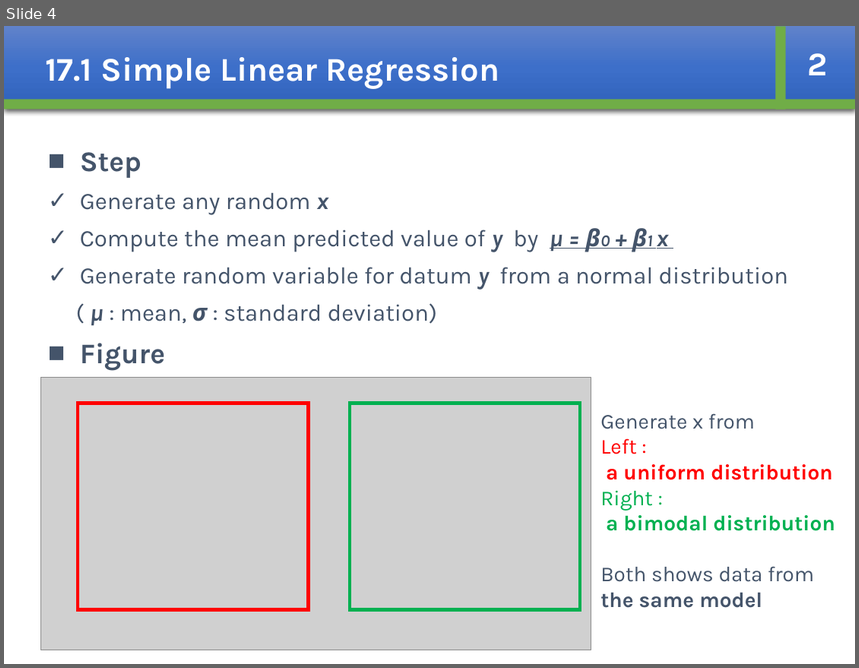
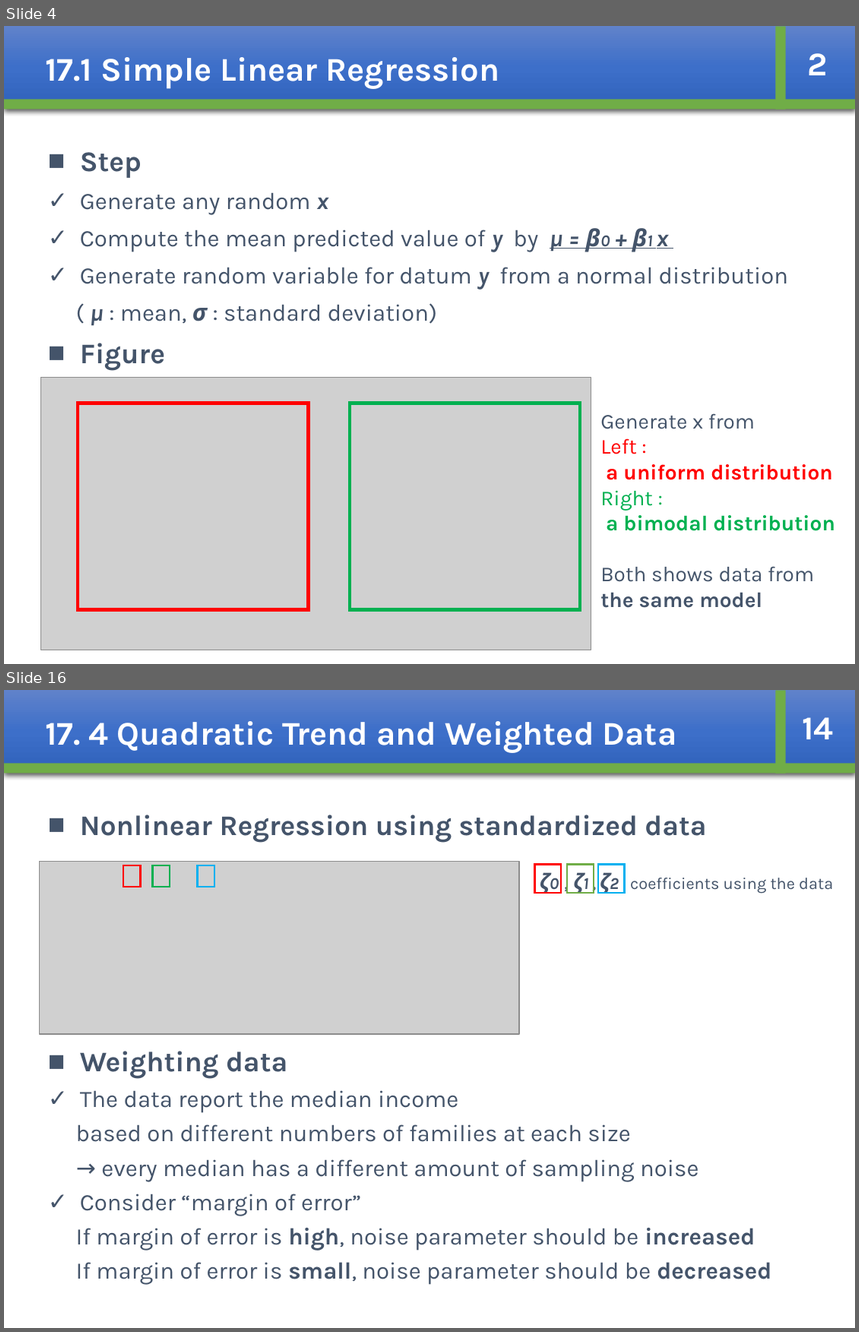
Before and after one commit to whcitizen/citizen-_task, a slide deck: 02_working/08_Bayesian/Bayesian_ch17_kajihara.pptx. Shown one above the other, each under a label of ours: slide 4 before the commit, slides 4 and 16 after it; the slides between them are not shown. The pictures are 859x668 and 859x1332 pixels, drawn with LibreOffice and Linux fonts; fonts in the diff are those of the drawing; grey boxes stand for pictures. Boxes give left, top, right and bottom in pixels: in the first picture for what was removed or moved away, otherwise in the second. Text is boxed around its words. In the diff, an @@ line names an element or a change of style, - is before the commit and + after.

```diff
--- a/02_working/08_Bayesian/Bayesian_ch17_kajihara.pptx
+++ b/02_working/08_Bayesian/Bayesian_ch17_kajihara.pptx
@@ slide 16 added at [4, 690, 855, 1328], background #FFFFFF @@
@@ rectangle added at [4, 690, 855, 774], fill gradient #6183CB to #3E70CA to #3062BB, 28 pt, text #FFFFFF, bold @@
+17. 4 Quadratic Trend and Weighted Data
@@ rectangle added at [776, 690, 786, 774], fill #70AD47 @@
@@ text added at [802, 717, 833, 739], 28 pt, text #FFFFFF, bold @@
+14
@@ rectangle added at [4, 763, 855, 774], fill #70AD47 @@
@@ text added at [76, 815, 772, 1285], 20 pt, text #44546A @@
+■ Nonlinear Regression using standardized data
+■ Weighting data
+✓ The data report the median income
+based on different numbers of families at each size
+→ every median has a different amount of sampling noise
+✓ Consider “margin of error”
+If margin of error is high, noise parameter should be increased
+If margin of error is small, noise parameter should be decreased
@@ picture added at [40, 861, 520, 1035] @@
@@ rectangle added at [123, 866, 140, 887], outline #FF0000 1.5 pt @@
@@ rectangle added at [153, 866, 170, 887], outline #00B050 1.5 pt @@
@@ rectangle added at [197, 866, 215, 887], outline #00B0F0 1.5 pt @@
@@ rectangle added at [535, 865, 562, 893], outline #FF0000 1.5 pt @@
@@ rectangle added at [567, 865, 594, 893], outline #70AD47 1.5 pt @@
@@ rectangle added at [598, 865, 624, 893], outline #00B0F0 1.5 pt @@
@@ text added at [630, 878, 833, 894], 14 pt, text #44546A @@
+ζ0 , ζ1 , ζ2 : coefficients using the data
```
Also in this commit, not shown: 12 slides changed, 7 other slides added, 18 slides removed, 4 other files.
